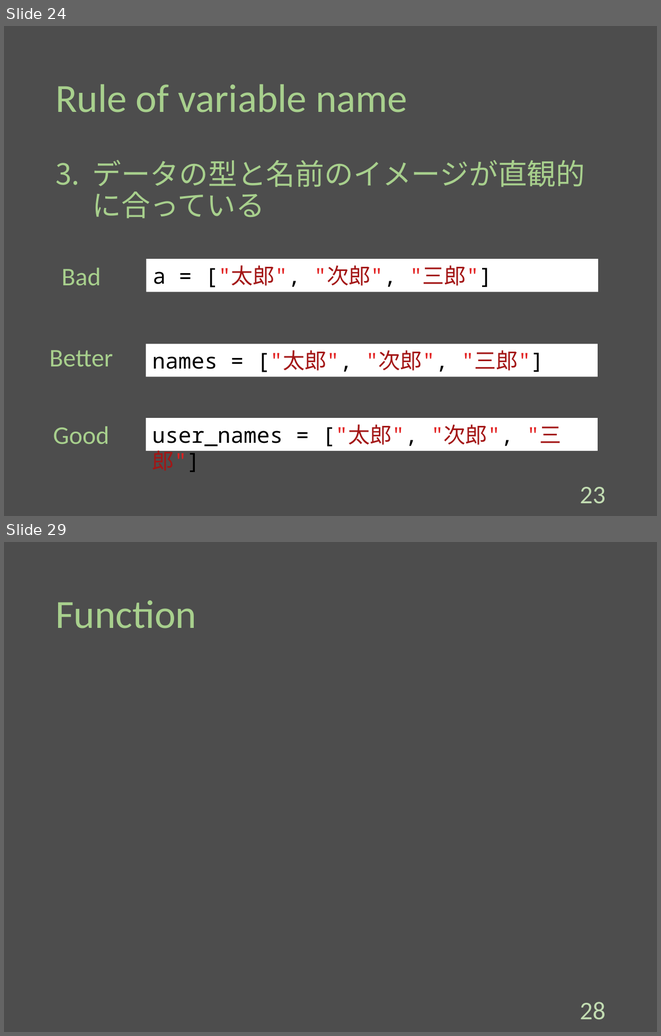
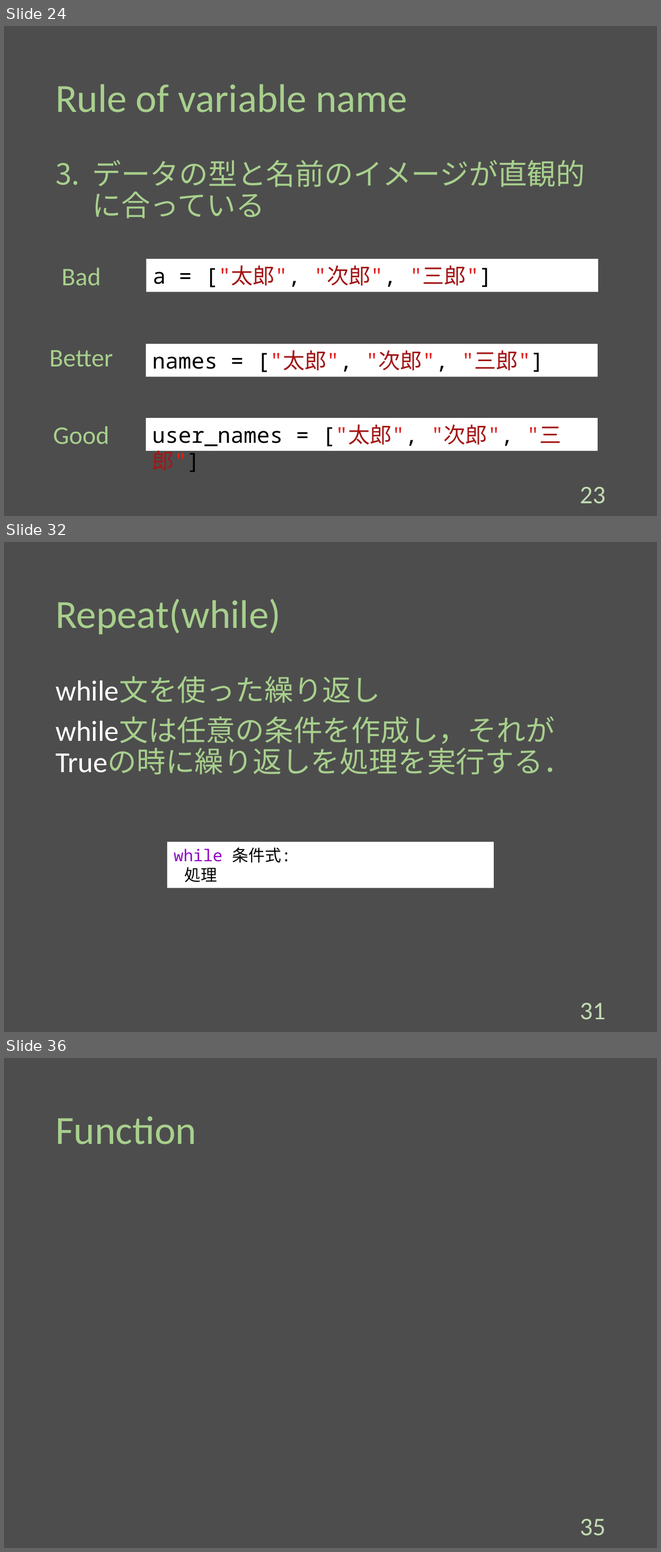
Before and after one commit to Melbeck777/program_seminar, a slide deck: ProgramSlide.pptx. Shown one above the other, each under a label of ours: slides 24 and 29 before the commit, slides 24, 32 and 36 after it; the slides between them are not shown. The pictures are 661x1036 and 661x1552 pixels, drawn with LibreOffice and Linux fonts; fonts in the diff are those of the drawing. Boxes give left, top, right and bottom in pixels: in the first picture for what was removed or moved away, otherwise in the second. Text is boxed around its words. In the diff, an @@ line names an element or a change of style, - is before the commit and + after.

Commit message:
[add]:Write conditional branch and repeat section.

```diff
--- a/ProgramSlide.pptx
+++ b/ProgramSlide.pptx
@@ slide 32 added at bbox=[4, 542, 657, 1032], background #4D4D4D @@
@@ title added at bbox=[55, 599, 281, 634], 44 pt, text #A8D08D @@
+Repeat(while)
@@ text added at bbox=[55, 676, 572, 775], 32 pt, text #A8D08D @@
+while文を使った繰り返し
+while文は任意の条件を作成し，それがTrueの時に繰り返しを処理を実行する．
@@ rectangle added at bbox=[167, 841, 494, 888], fill #FFFFFF, 18 pt, text #000000 @@
+while 条件式:
+処理
@@ page number added at bbox=[580, 1003, 605, 1020], 28 pt, text #C3DDB3 @@
+31
@@ what was slide 29 is now slide 36 @@
@@ page number at bbox=[580, 1519, 605, 1536]: text changed @@
-28
+35
```
Also in this commit, not shown: 4 slides changed, 6 other slides added.
